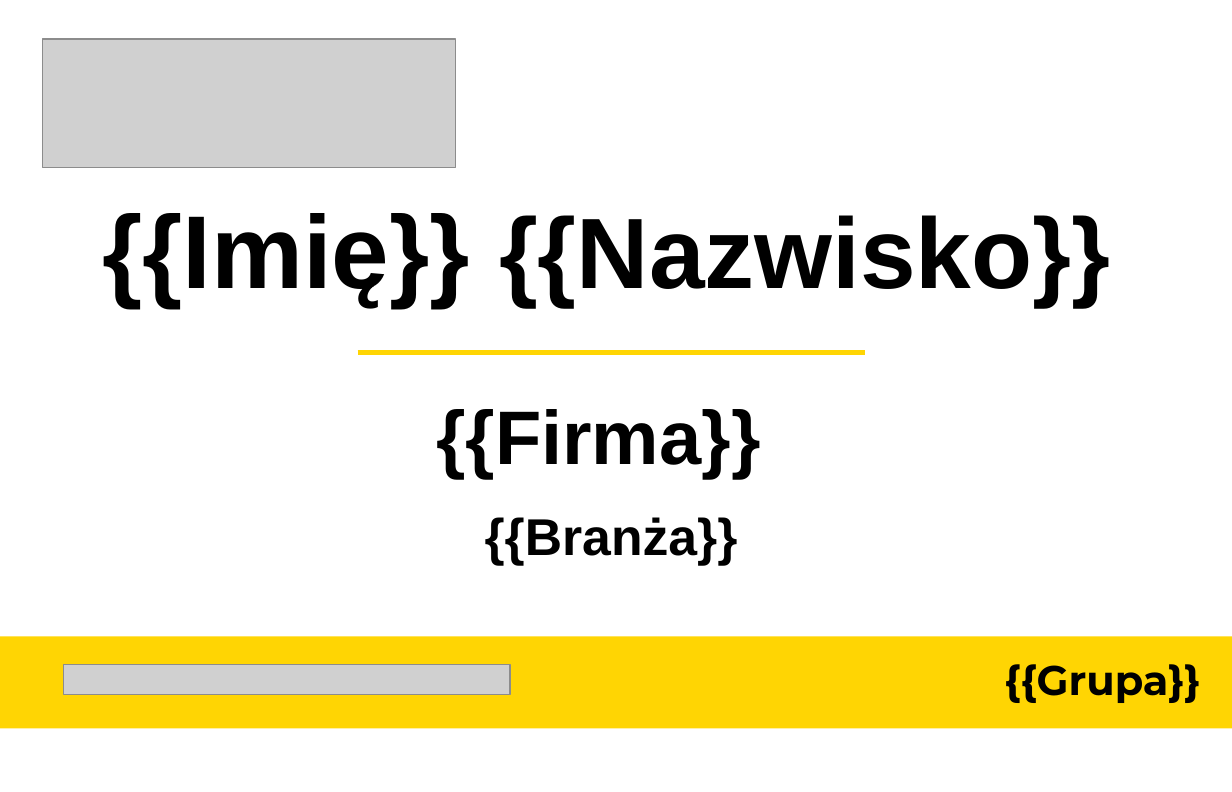
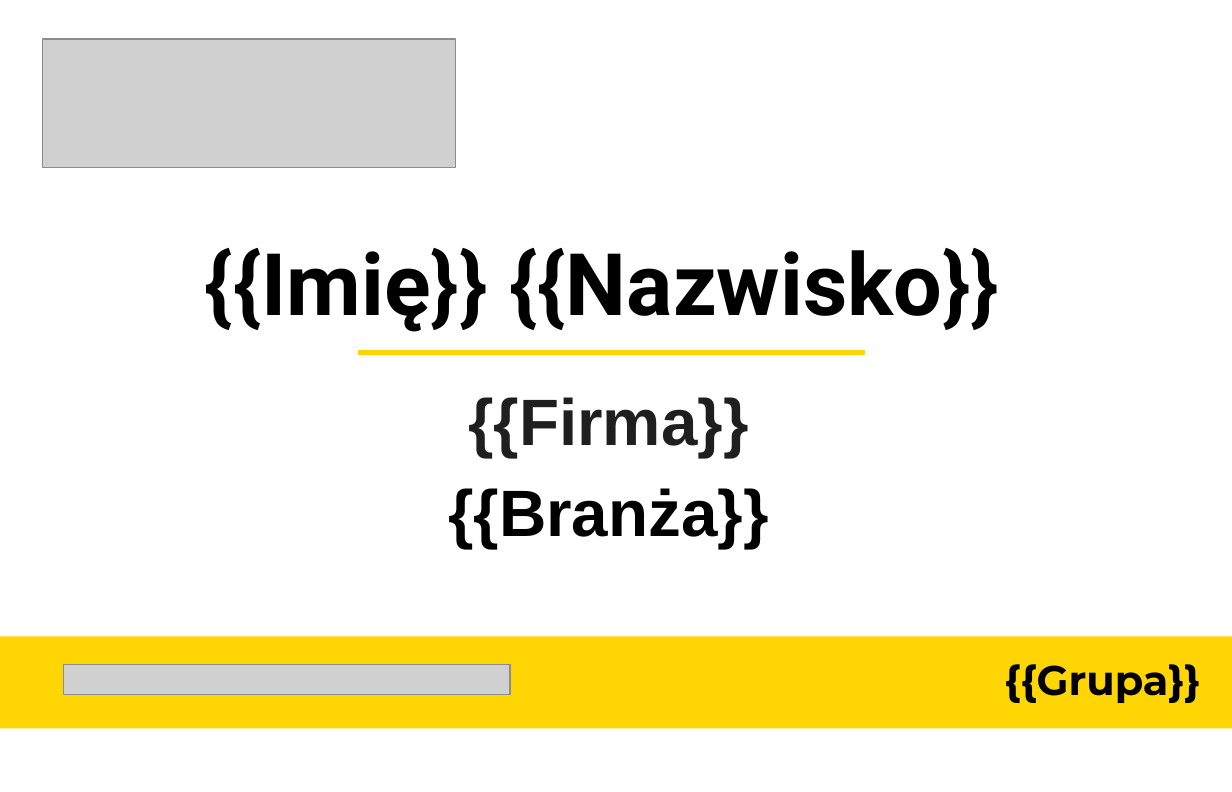
Before and after one commit to pwyczolkowski-ux/tc-event-tool, a slide deck: slide 1 of Badge CC.pptx. Drawn at 1232x792 pixels with LibreOffice and Linux fonts; fonts in the diff are those of the drawing; grey boxes stand for pictures. Boxes give left, top, right and bottom in pixels: in the first picture for what was removed or moved away, otherwise in the second. Text is boxed around its words. In the diff, an @@ line names an element or a change of style, - is before the commit and + after.

```diff
--- a/Badge CC.pptx
+++ b/Badge CC.pptx
@@ text "{{Imię}} {{Nazwisko}}": place and size @@
-text "{{Imię}} {{Nazwisko}}" at [102,213,1110,307]
+text "{{Imię}} {{Nazwisko}}" at [205,248,999,332]
@@ text "{{Imię}} {{Nazwisko}}" at [205,248,999,332]: size 60 to 50 pt in "{{Imię}}"; size 58 to 50 pt in "{{Nazwisko}}"; font Arial to Roboto @@
@@ text "{{Firma}}": place and size @@
-text "{{Firma}}" at [436,409,760,479]
+text "{{Firma}}" at [468,397,748,458]
@@ text "{{Firma}}" at [468,397,748,458]: size 44 to 38 pt, text colour #000000 to #1F1F1F @@
@@ text "{{Branża}}": place and size @@
-text "{{Branża}}" at [485,517,738,566]
+text "{{Branża}}" at [448,488,769,549]
@@ text "{{Branża}}" at [448,488,769,549]: size 30 to 38 pt @@
```
Also in this commit, not shown: 2 other slides changed.
